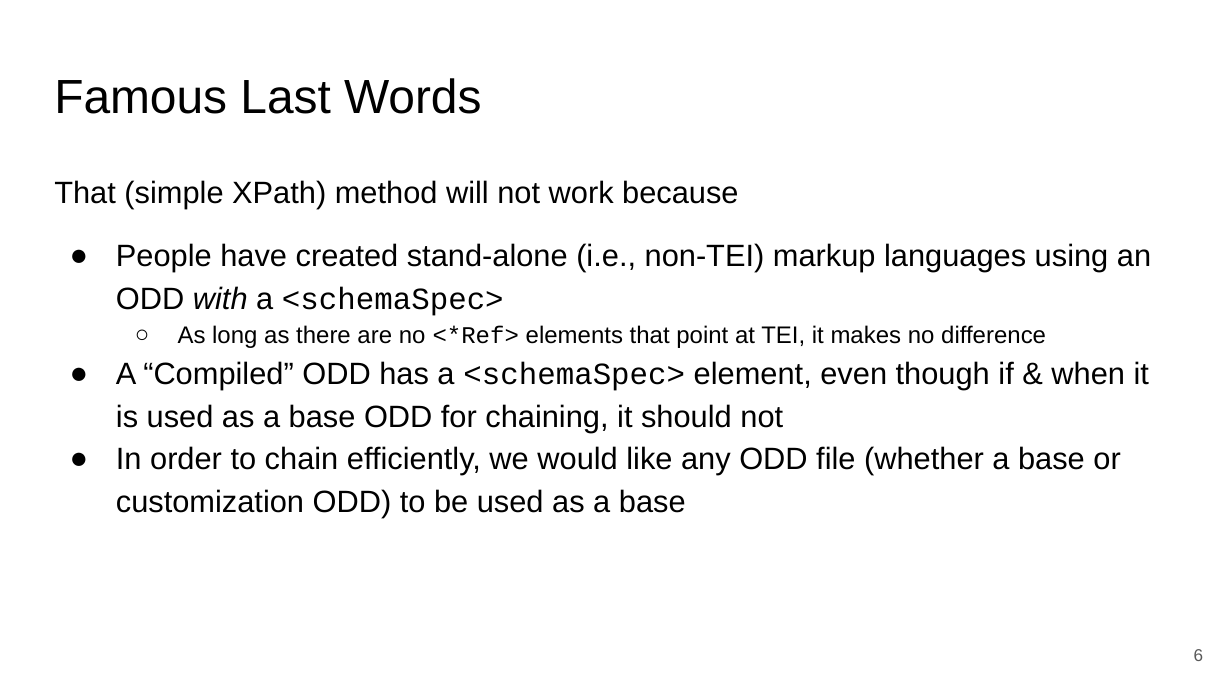
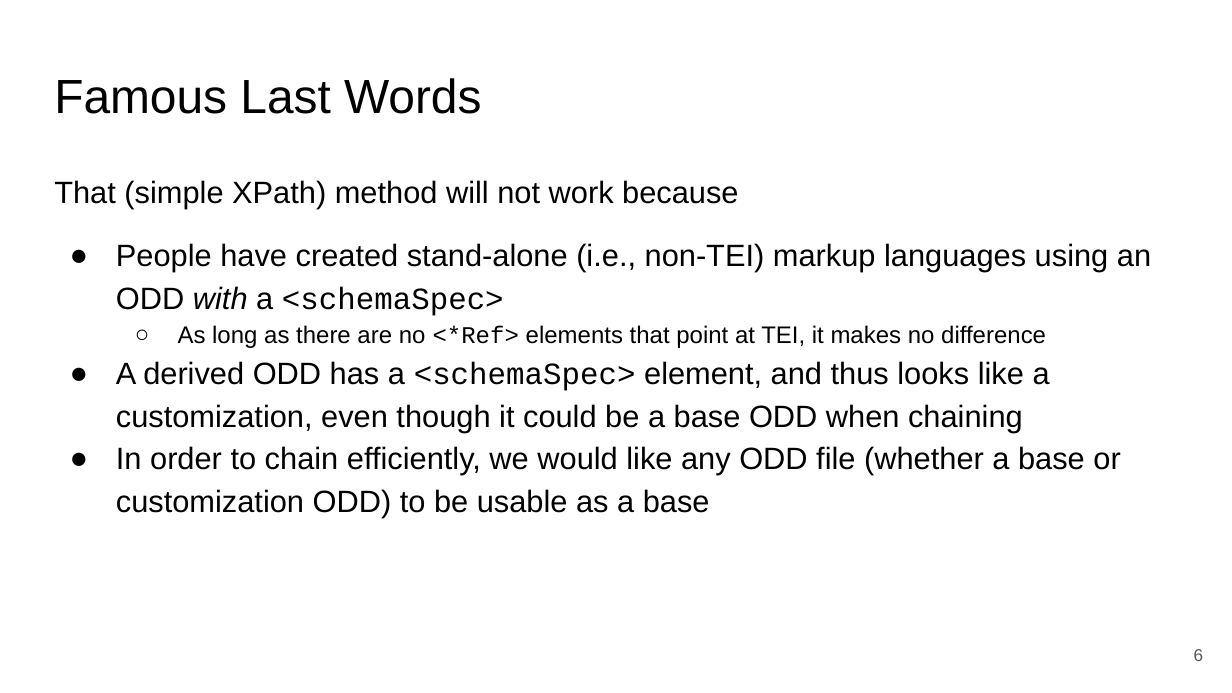
Before and after one commit to TEIC/atop, a slide deck: slide 6 of Documentation/presentations/TEI_2025_Krakow.odp. Drawn at 1232x693 pixels with LibreOffice and Linux fonts; fonts in the diff are those of the drawing; background and template pictures are left out. Boxes give left, top, right and bottom in pixels: in the first picture for what was removed or moved away, otherwise in the second. Text is boxed around its words. In the diff, an @@ line names an element or a change of style, - is before the commit and + after.

```diff
--- a/Documentation/presentations/TEI_2025_Krakow.odp
+++ b/Documentation/presentations/TEI_2025_Krakow.odp
@@ text at [116,361,1120,518]: text changed @@
-● A “Compiled” ODD has a <schemaSpec> element, even though if & when it is used as a base ODD for chaining, it should not
-● In order to chain efficiently, we would like any ODD file (whether a base or customization ODD) to be used as a base
+● A derived ODD has a <schemaSpec> element, and thus looks like a customization, even though it could be a base ODD when chaining
+● In order to chain efficiently, we would like any ODD file (whether a base or customization ODD) to be usable as a base
```
Also in this commit, not shown: 4 other slides changed, 1 other file.
